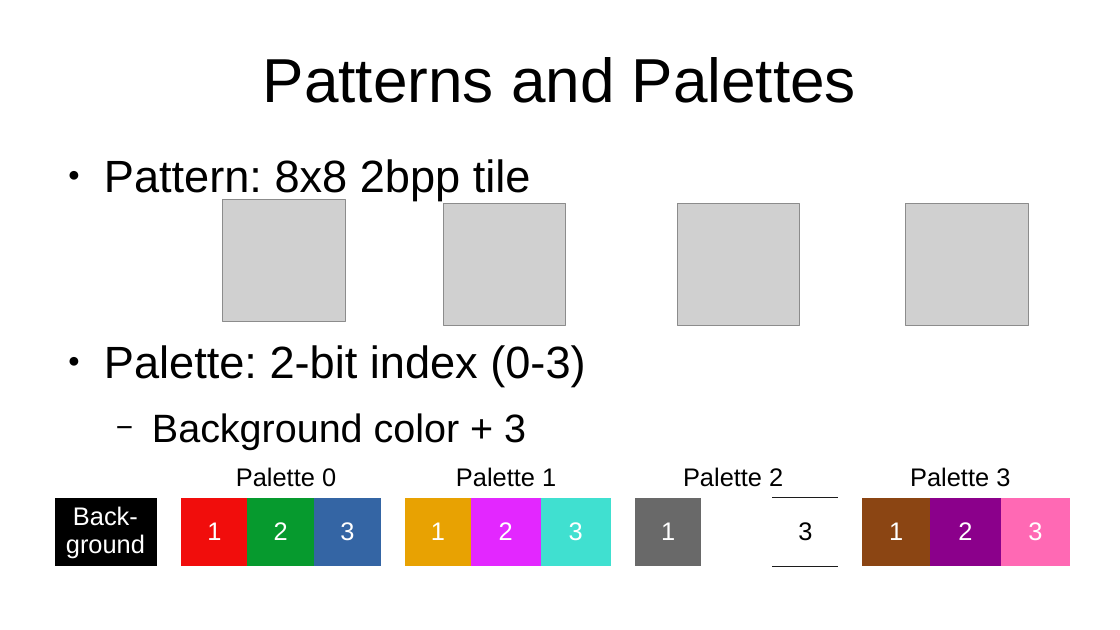
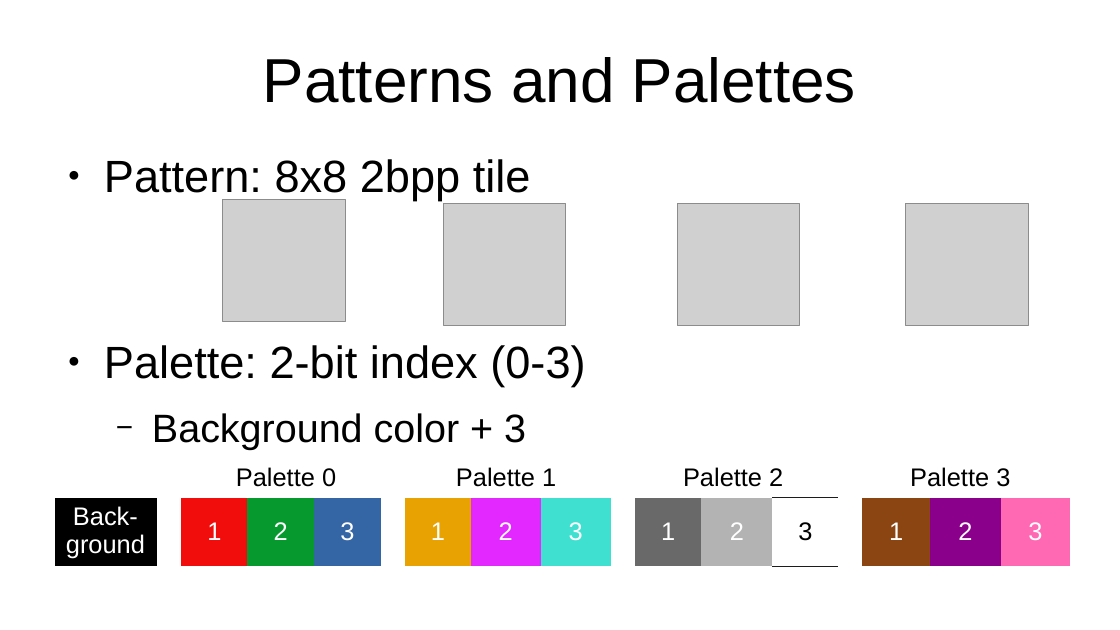
Before and after one commit to SlithyMatt/multi-mandlebrot, a slide deck: slide 5 of slides/slithyvlogs20.odp. Drawn at 1120x630 pixels with LibreOffice and Linux fonts; fonts in the diff are those of the drawing; grey boxes stand for pictures. Boxes give left, top, right and bottom in pixels: in the first picture for what was removed or moved away, otherwise in the second. Text is boxed around its words. In the diff, an @@ line names an element or a change of style, - is before the commit and + after.

```diff
--- a/slides/slithyvlogs20.odp
+++ b/slides/slithyvlogs20.odp
@@ table at <box>54,497,1074,566</box> @@
@@ fill none to #B3B3B3 in row 1, column 12 @@
```
Also in this commit, not shown: 1 other slide changed.
